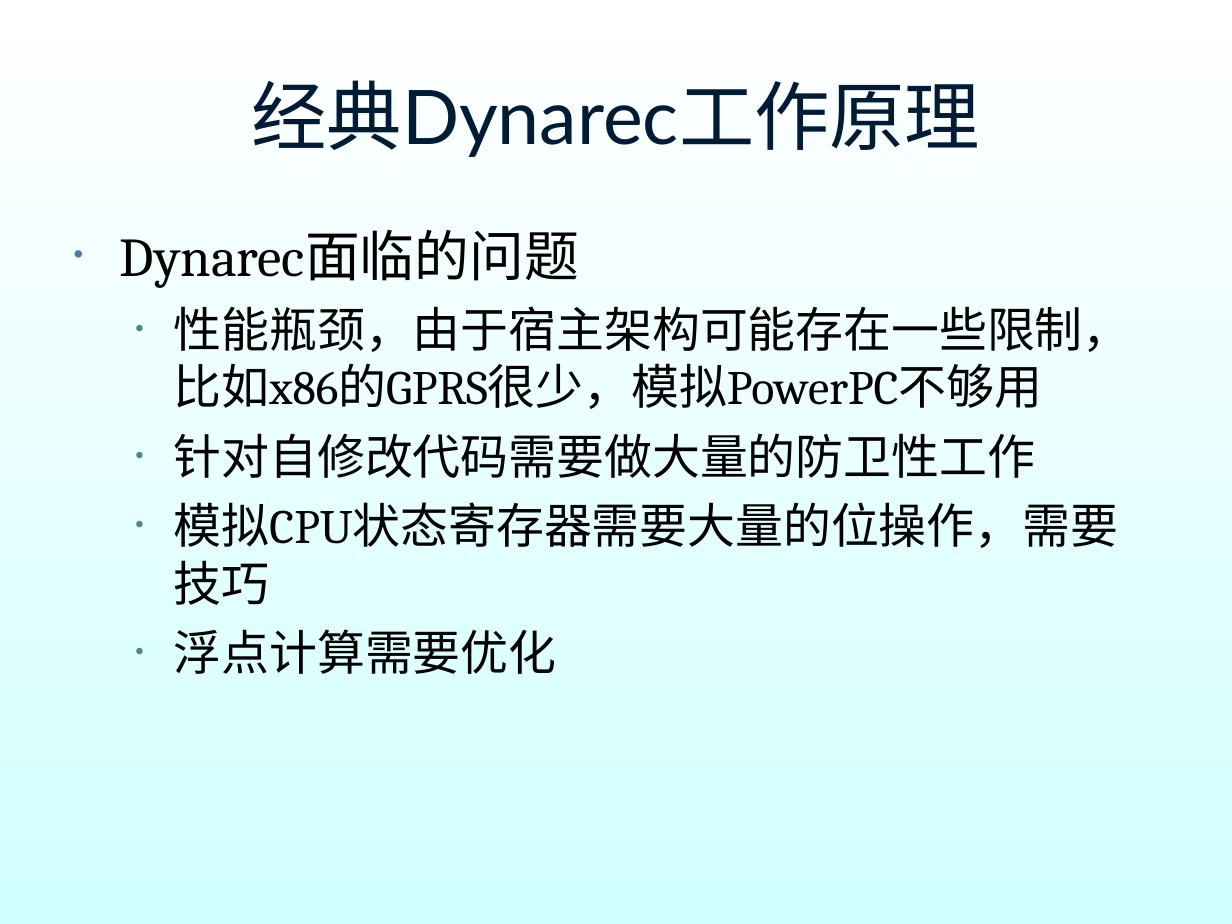
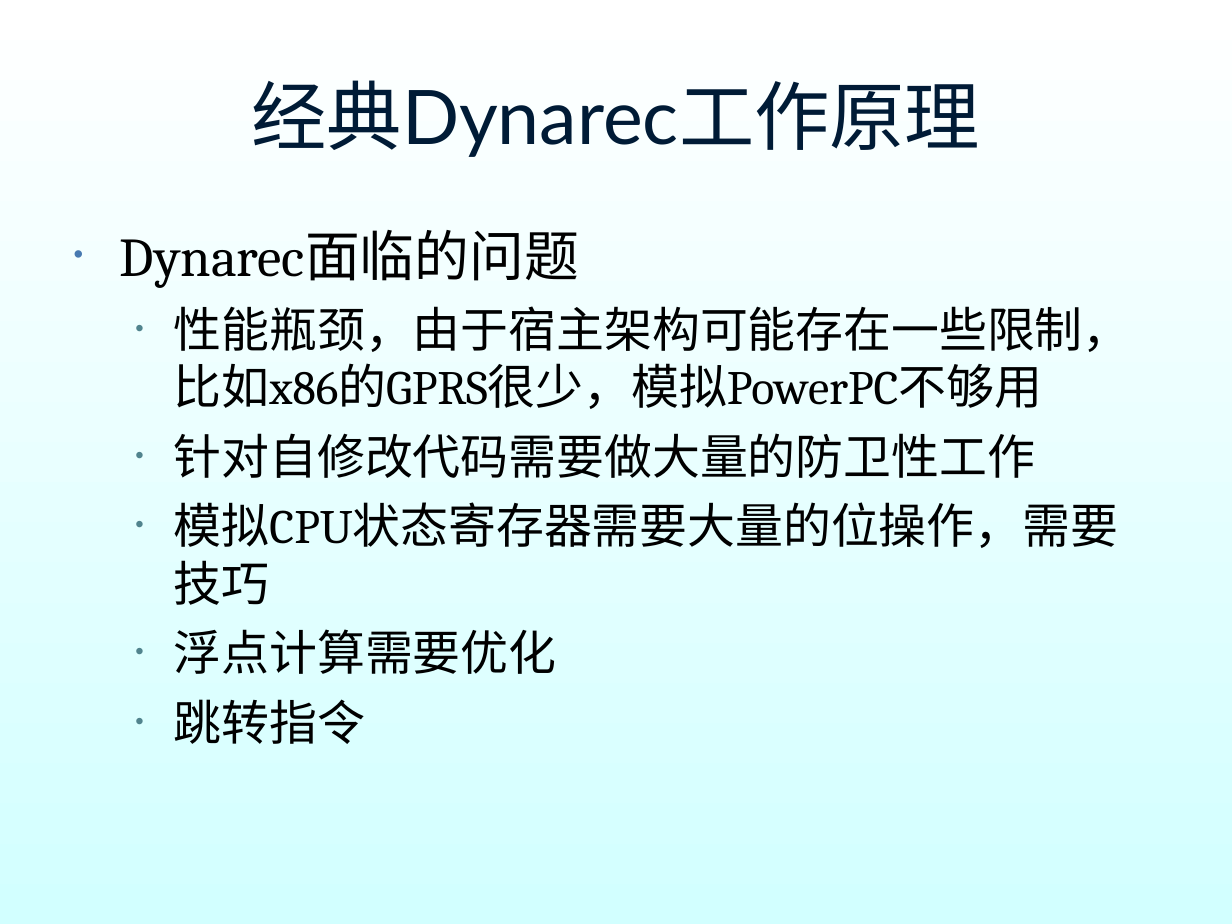
Before and after one commit to hyperiris/openhyper, a slide deck: slide 23 of dynarec_ppt/dynarec.ppt. Drawn at 1232x924 pixels with LibreOffice and Linux fonts; fonts in the diff are those of the drawing; background and template pictures are left out. Boxes give left, top, right and bottom in pixels: in the first picture for what was removed or moved away, otherwise in the second. Text is boxed around its words. In the diff, an @@ line names an element or a change of style, - is before the commit and + after.

```diff
--- a/dynarec_ppt/dynarec.ppt
+++ b/dynarec_ppt/dynarec.ppt
@@ text at box(174, 699, 365, 744): paragraph added @@
+  • 跳转指令
```
Also in this commit, not shown: 1 other slide changed, 1 slide added.
